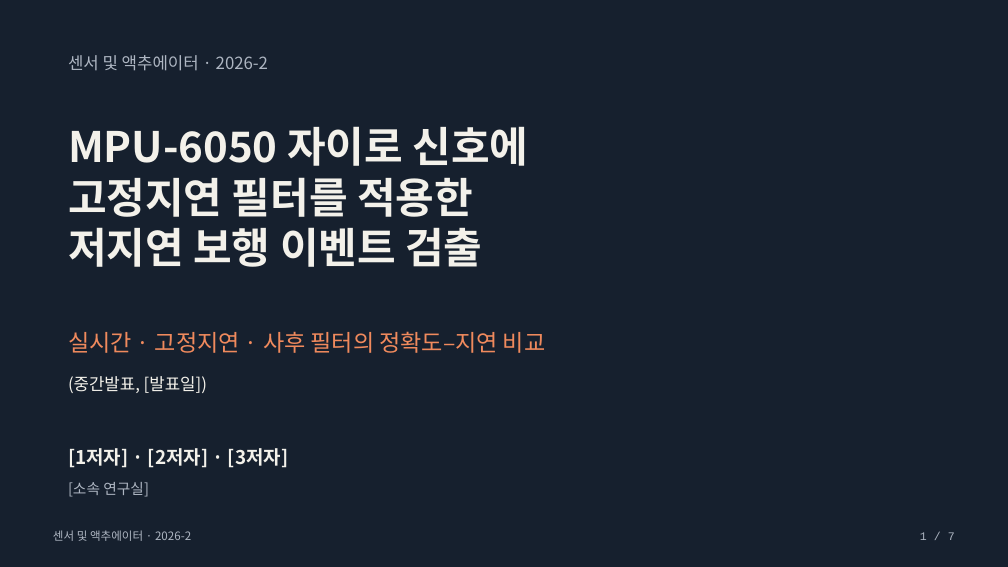
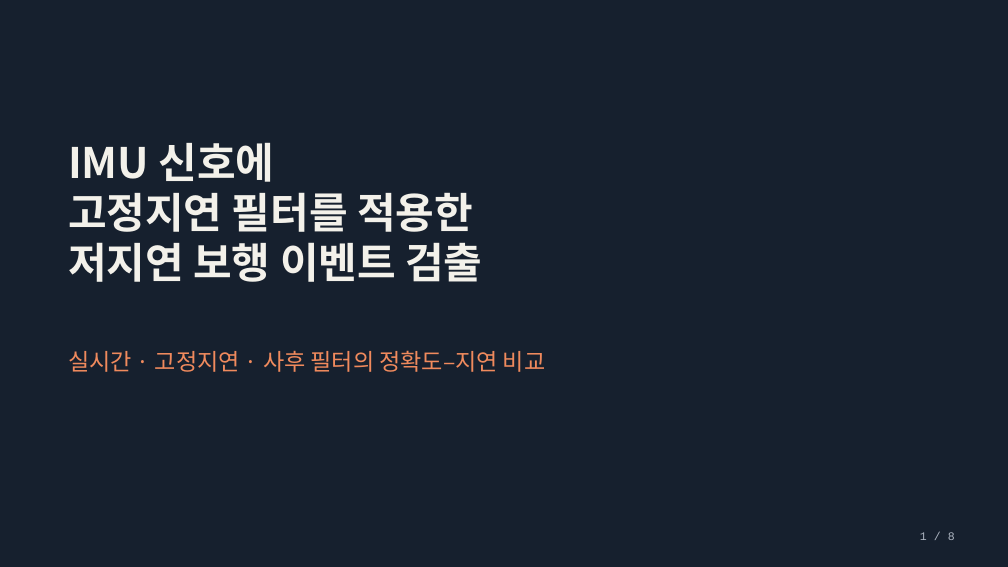
Before and after one commit to everyss/26-2_Sensors_Actuators, a slide deck: slide 1 of slides/midterm_presentation.pptx. Drawn at 1008x567 pixels with LibreOffice and Linux fonts; fonts in the diff are those of the drawing. Boxes give left, top, right and bottom in pixels: in the first picture for what was removed or moved away, otherwise in the second. Text is boxed around its words. In the diff, an @@ line names an element or a change of style, - is before the commit and + after.

```diff
--- a/slides/midterm_presentation.pptx
+++ b/slides/midterm_presentation.pptx
@@ text removed at bbox=[68, 55, 268, 71] @@
-센서 및 액추에이터 · 2026-2
@@ text at bbox=[68, 142, 275, 182]: text changed @@
-MPU-6050 자이로 신호에
+IMU 신호에
@@ text "IMU 신호에": place and size @@
-text "IMU 신호에" at bbox=[68, 126, 529, 267]
+text "IMU 신호에" at bbox=[68, 142, 482, 282]
@@ text "실시간 · 고정지연 · 사후 ...": place and size @@
-text "실시간 · 고정지연 · 사후 ..." at bbox=[68, 331, 545, 353]
+text "실시간 · 고정지연 · 사후 ..." at bbox=[68, 350, 545, 372]
@@ text removed at bbox=[68, 376, 207, 393] @@
-(중간발표, [발표일])
@@ text removed at bbox=[68, 448, 288, 468] @@
-[1저자] · [2저자] · [3저자]
@@ text removed at bbox=[68, 482, 149, 497] @@
-[소속 연구실]
@@ text removed at bbox=[53, 530, 191, 541] @@
-센서 및 액추에이터 · 2026-2
@@ text at bbox=[920, 532, 955, 540]: text changed @@
-1 / 7
+1 / 8
```
Also in this commit, not shown: 6 other slides changed, 1 slide added, 3 other files.
